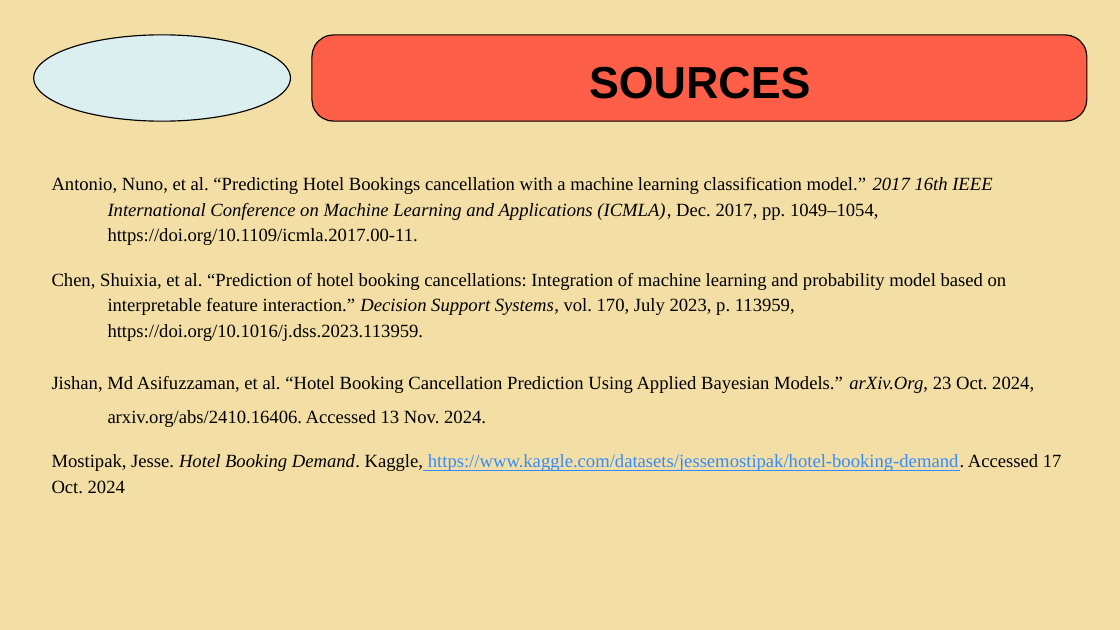
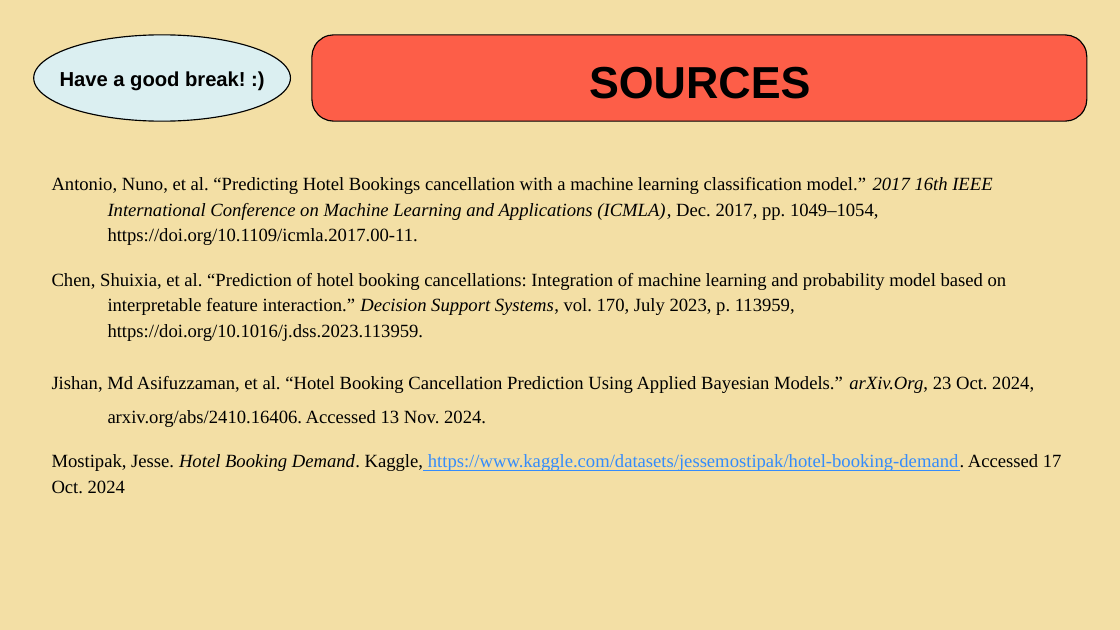
Before and after one commit to AubreyKranz/DataScience, a slide deck: slide 14 of reports/part 4/PROJECT OVERVIEW.pptx (slide 13 before the commit). Drawn at 1120x630 pixels with LibreOffice and Linux fonts; fonts in the diff are those of the drawing. Boxes give left, top, right and bottom in pixels: in the first picture for what was removed or moved away, otherwise in the second. Text is boxed around its words. In the diff, an @@ line names an element or a change of style, - is before the commit and + after.

```diff
--- a/reports/part 4/PROJECT OVERVIEW.pptx
+++ b/reports/part 4/PROJECT OVERVIEW.pptx
@@ subtitle added at [60, 71, 246, 91], 13 pt, text #000000, bold @@
+Have a good break! :)
```
Also in this commit, not shown: 6 other slides changed, 2 slides added, 1 slide removed, 2 other files.
